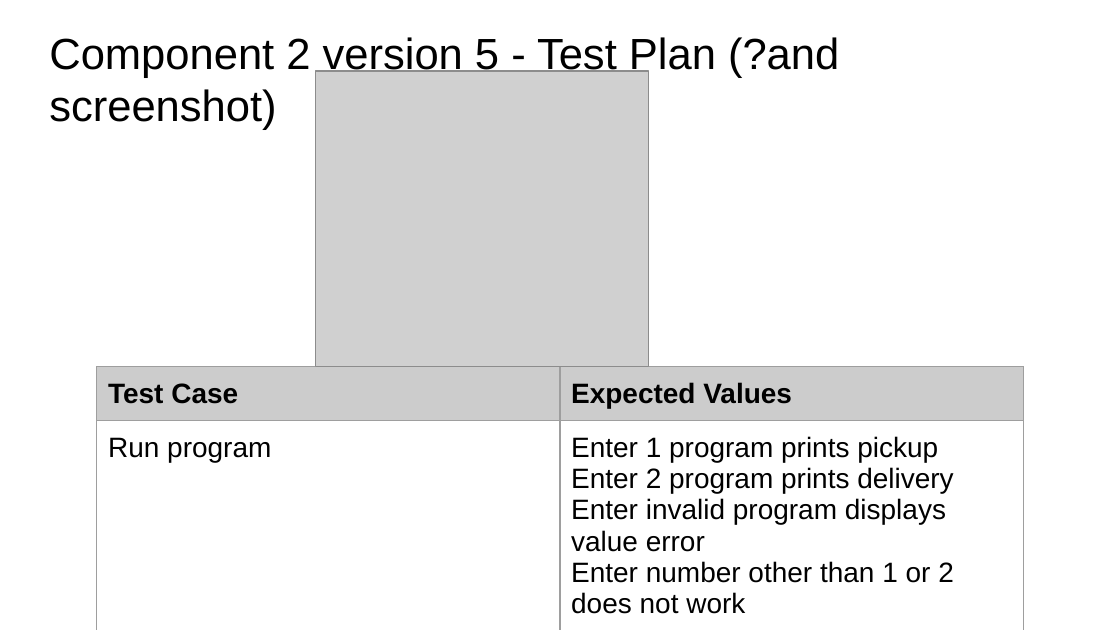
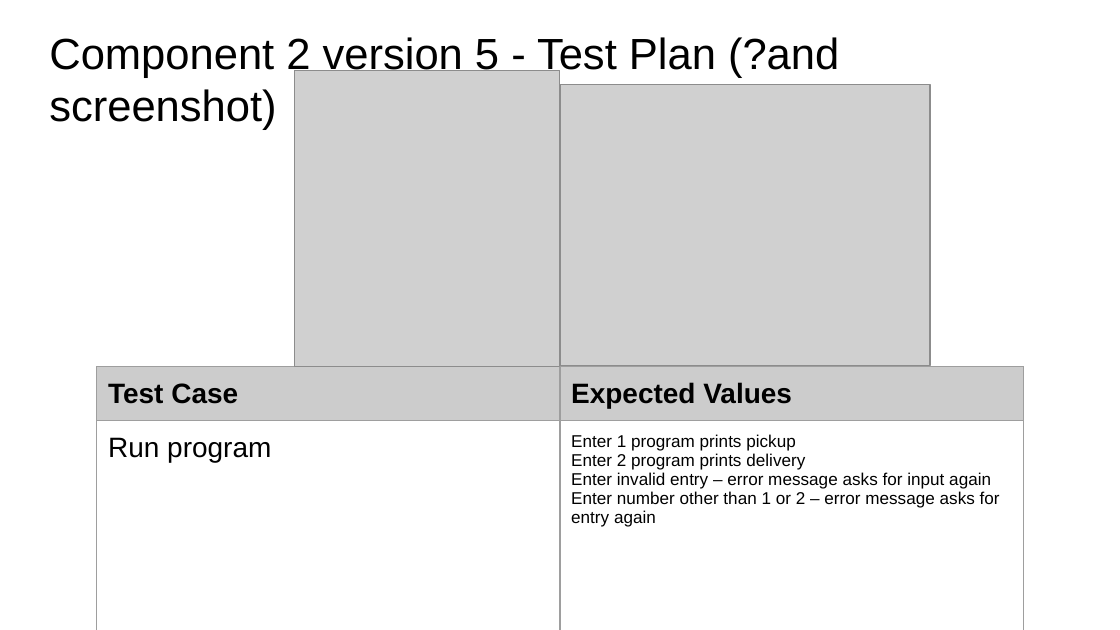
Before and after one commit to George7387/pizza_bot, a slide deck: slide 12 of 022_91893+_+91897+Documentation.pptx. Drawn at 1120x630 pixels with LibreOffice and Linux fonts; fonts in the diff are those of the drawing; grey boxes stand for pictures. Boxes give left, top, right and bottom in pixels: in the first picture for what was removed or moved away, otherwise in the second. Text is boxed around its words. In the diff, an @@ line names an element or a change of style, - is before the commit and + after.

Commit message:
Created pickup or delivery menu
Created different versions of menu refining it in version 4

```diff
--- a/022_91893+_+91897+Documentation.pptx
+++ b/022_91893+_+91897+Documentation.pptx
@@ picture: place and size @@
-picture at [315,71,648,366]
+picture at [295,71,560,367]
@@ picture added at [560,85,930,366] @@
@@ table at [97,367,1023,630] @@
-row 2, column 2: Enter 1 program prints pickup / Enter 2 program prints delivery / Enter invalid program displays value error / Enter number other than 1 or 2 does not work
+row 2, column 2: Enter 1 program prints pickup / Enter 2 program prints delivery / Enter invalid entry – error message asks for input again / Enter number other than 1 or 2 – error message asks for entry again
```
Also in this commit, not shown: 1 other file.
